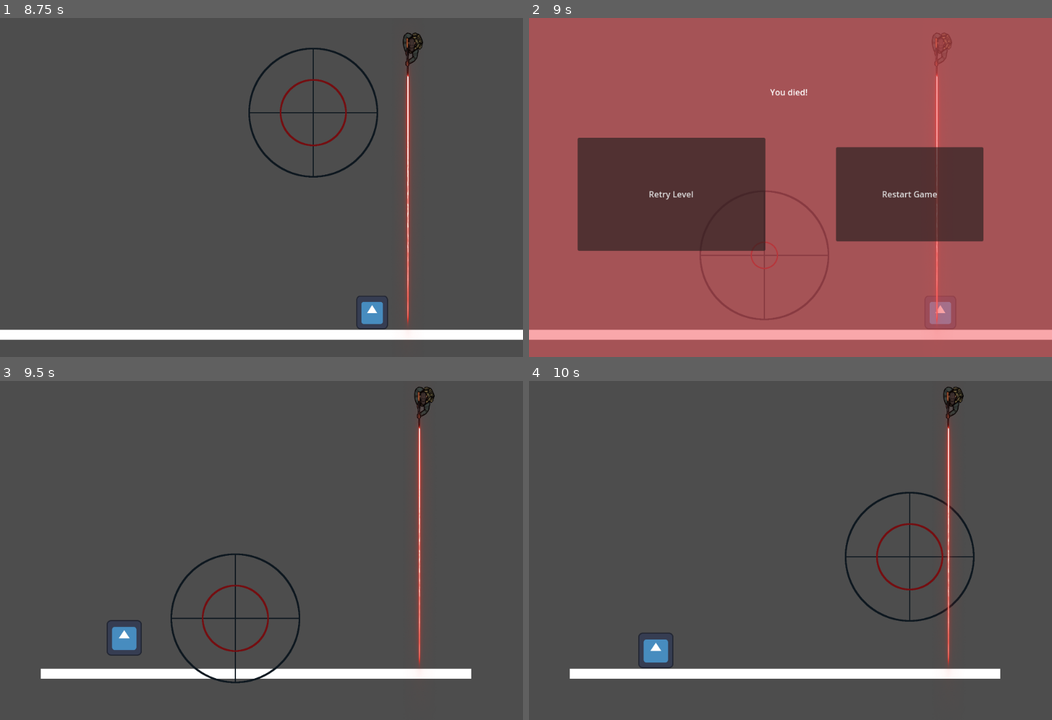
Above: before the commit, frames 1-4 (two rows, left to right).
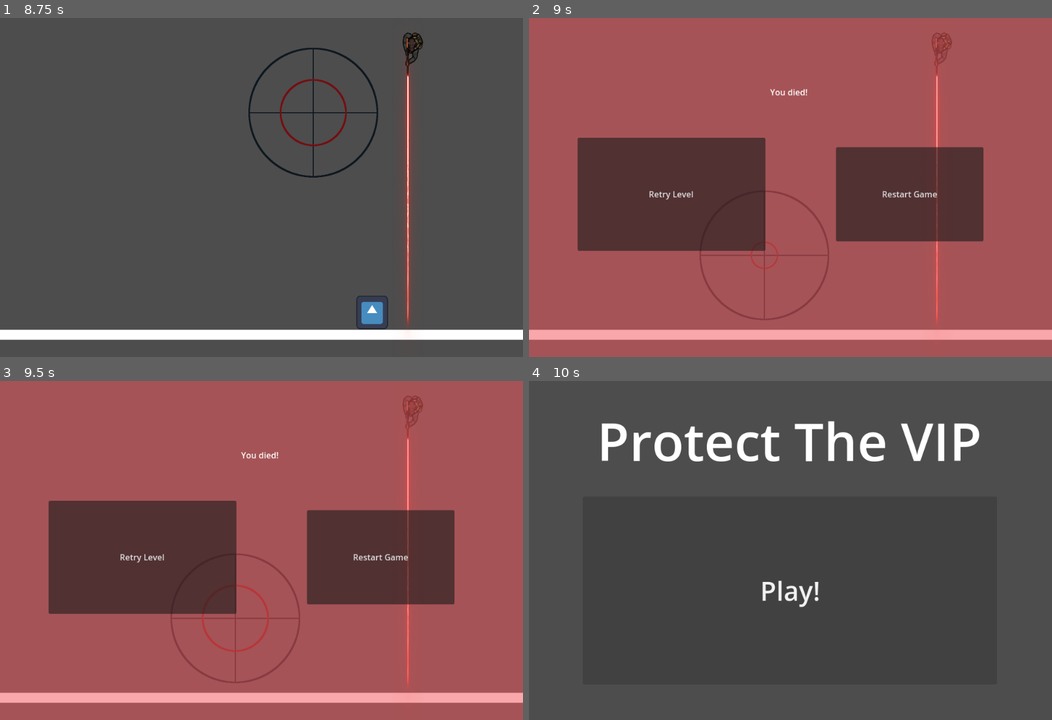
Above: after the commit, the same moments.

Repository: azsocha/Protect-the-VIP
Game: Godot game, scene res://testing.tscn
The game is run twice, just before and just after one commit, with the same random seed, the same clock (stepped at 60 frames per second) and the same inputs. The project has no main scene, so this scene is started directly. The engine's default icon, where the game draws it, is replaced by a stand-in: a white triangle on a blue panel in a dark square.
Inputs (mouse positions are in pixels of both pictures, inside the frame that each line leads up to):
- Up to frame 1 (8.75 s): tap Enter at 0.5 s; move the mouse to (376, 170) at 0.52 s; hold Right (move_right) 0.53-2.03 s; click (376, 170) at 0.6 s; tap Space (jump) at 0.77, 1.52, 3.02, 3.77, 4.52, 6.02, 6.77, 7.52 s; move the mouse to (156, 204) at 1.27 s; click (156, 204) at 1.35 s; move the mouse to (313, 112) at 2.02 s; hold A (move_left) 2.03-2.78 s; click (313, 112) at 2.1 s; move the mouse to (235, 255) at 2.77 s; hold Right (move_right) 2.78-4.28 s; click (235, 255) at 2.85 s; move the mouse to (418, 238) at 3.52 s; click (418, 238) at 3.6 s; move the mouse to (104, 136) at 4.27 s; hold A (move_left) 4.28-5.03 s; click (104, 136) at 4.35 s; move the mouse to (287, 187) at 5.02 s; hold Right (move_right) 5.03-5.78 s; click (287, 187) at 5.1 s; move the mouse to (183, 102) at 5.77 s; hold A (move_left) 5.78-7.28 s; click (183, 102) at 5.85 s; move the mouse to (376, 170) at 6.52 s; click (376, 170) at 6.6 s; move the mouse to (156, 204) at 7.27 s; hold Right (move_right) from 7.28 s (still down); click (156, 204) at 7.35 s; move the mouse to (313, 112) at 8.02 s; click (313, 112) at 8.1 s
- Up to frame 2 (9 s): keep holding Right (move_right); move the mouse to (764, 255) at 8.77 s; click (764, 255) at 8.85 s
- Up to frame 3 (9.5 s): keep holding Right (move_right); tap Space (jump) at 9.02 s
- Up to frame 4 (10 s): release Right (move_right) at 9.5 s; click (910, 557) at 9.5 s, where only the run after the commit has a clickable "Restart Game"

Frame 1 is identical in both runs. In frame 2, 0.3% of the frame differs, in the area x 76-81%, y 83-91%; in frame 3, 100%, in the area x 0-100%, y 0-100%; in frame 4, 8.3%.

Commit message:
fixed death & title screen
- made title screen
- when dead bring up splash page
- can restart level or go back to title screen
- cursor comes back if going to title screen

Diff:
--- a/team-3-final-project/Level1.tscn
+++ b/team-3-final-project/Level1.tscn
@@ -1,9 +1,10 @@
-[gd_scene load_steps=5 format=3 uid="uid://bs13rjckuxq5f"]
+[gd_scene load_steps=6 format=3 uid="uid://bs13rjckuxq5f"]
 
 [ext_resource type="PackedScene" uid="uid://h04h3fu4rh1a" path="res://platform.tscn" id="1_82bnj"]
 [ext_resource type="PackedScene" uid="uid://bh182bfab16i5" path="res://player.tscn" id="2_4yyxw"]
 [ext_resource type="PackedScene" uid="uid://cwv5ooc24w7rm" path="res://player_2.tscn" id="3_5ldi5"]
 [ext_resource type="PackedScene" uid="uid://b87pu37cfwaei" path="res://sniper.tscn" id="4_n34q8"]
+[ext_resource type="PackedScene" uid="uid://cgpvvcjmwt6va" path="res://dead.tscn" id="5_g6ajj"]
 
 [node name="Level 1" type="Node2D"]
 
@@ -20,3 +21,11 @@
 
 [node name="Sniper" parent="." instance=ExtResource("4_n34q8")]
 position = Vector2(814, 47)
+
+[node name="dead" parent="." instance=ExtResource("5_g6ajj")]
+
+[connection signal="died" from="player" to="dead" method="_on_area_2d_died"]
+[connection signal="died" from="Sniper/Sprite2D/Area2D" to="player" method="_on_area_2d_died"]
+[connection signal="died" from="Sniper/Sprite2D/Area2D" to="dead" method="_on_area_2d_died"]
+
+[editable path="Sniper"]
--- a/team-3-final-project/dead.gd
+++ b/team-3-final-project/dead.gd
@@ -8,8 +8,6 @@
 	$restartGame.hide()
 	$RichTextLabel.hide()
 
-
-
 # Called every frame. 'delta' is the elapsed time since the previous frame.
 func _process(delta: float) -> void:
 	pass
@@ -19,7 +17,8 @@
 	get_tree().reload_current_scene()
 
 func _on_restart_game_pressed() -> void:
-	pass
+	Input.set_mouse_mode(Input.MOUSE_MODE_VISIBLE)
+	get_tree().change_scene_to_file("res://title.tscn")
 
 
 func _on_area_2d_died() -> void:
--- a/team-3-final-project/death_laser.gd
+++ b/team-3-final-project/death_laser.gd
@@ -7,5 +7,4 @@
 		call_deferred("restart_level")
 
 func restart_level():
-	#get_tree().reload_current_scene()
 	died.emit()
--- a/team-3-final-project/player.gd
+++ b/team-3-final-project/player.gd
@@ -1,5 +1,7 @@
 # Called every frame. 'delta' is the elapsed time since the previous frame.
 extends CharacterBody2D
+
+signal died
 
 const SPEED = 300.0
 const JUMP_VELOCITY = -400.0
@@ -35,9 +37,12 @@
 		var sprite_rect = Rect2(top_left, sprite_size)
 
 		if sprite_rect.has_point(mouse_pos):
-			#queue_free()
-			#await get_tree().create_timer(0.3).timeout
-			restart_level()
+			died.emit()
+			queue_free()
 
 func restart_level():
 	get_tree().reload_current_scene()
+
+
+func _on_area_2d_died() -> void:
+	queue_free()
--- a/team-3-final-project/testing.tscn
+++ b/team-3-final-project/testing.tscn
@@ -29,6 +29,8 @@
 
 [node name="dead" parent="." instance=ExtResource("6_6fnut")]
 
+[connection signal="died" from="player" to="dead" method="_on_area_2d_died"]
+[connection signal="died" from="Sniper/Sprite2D/Area2D" to="player" method="_on_area_2d_died"]
 [connection signal="died" from="Sniper/Sprite2D/Area2D" to="dead" method="_on_area_2d_died"]
 
 [editable path="Sniper"]
--- /dev/null
+++ b/team-3-final-project/title.gd
@@ -0,0 +1,15 @@
+extends Control
+
+
+# Called when the node enters the scene tree for the first time.
+func _ready() -> void:
+	pass # Replace with function body.
+
+
+# Called every frame. 'delta' is the elapsed time since the previous frame.
+func _process(delta: float) -> void:
+	pass
+
+
+func _on_button_pressed() -> void:
+	get_tree().change_scene_to_file("res://testing.tscn")
--- /dev/null
+++ b/team-3-final-project/title.tscn
@@ -0,0 +1,32 @@
+[gd_scene load_steps=2 format=3 uid="uid://b42y2det4lv25"]
+
+[ext_resource type="Script" path="res://title.gd" id="1_p464c"]
+
+[node name="Title" type="Control"]
+layout_mode = 3
+anchors_preset = 15
+anchor_right = 1.0
+anchor_bottom = 1.0
+grow_horizontal = 2
+grow_vertical = 2
+script = ExtResource("1_p464c")
+
+[node name="RichTextLabel" type="RichTextLabel" parent="."]
+layout_mode = 0
+offset_left = 130.0
+offset_top = 46.0
+offset_right = 1127.0
+offset_bottom = 375.0
+theme_override_font_sizes/normal_font_size = 100
+text = "Protect The VIP"
+
+[node name="Button" type="Button" parent="."]
+layout_mode = 0
+offset_left = 103.0
+offset_top = 221.0
+offset_right = 895.0
+offset_bottom = 580.0
+theme_override_font_sizes/font_size = 50
+text = "Play!"
+
+[connection signal="pressed" from="Button" to="." method="_on_button_pressed"]
